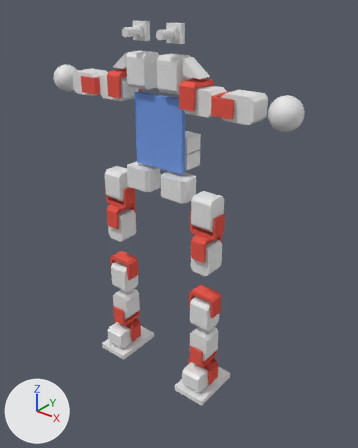
The Blender file full_robot_mx28_collada.blend, before and after one commit.
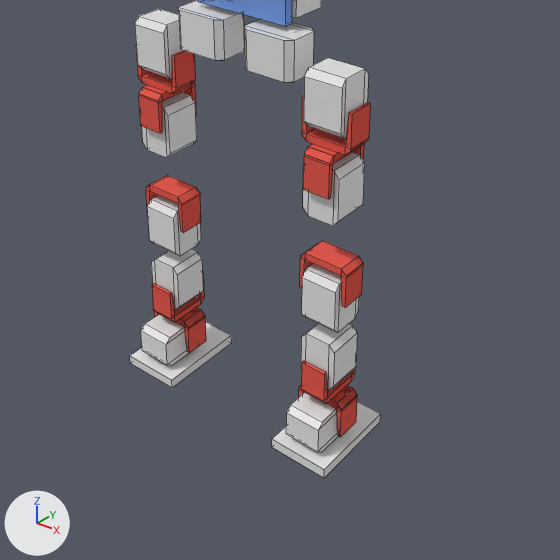
There are two pictures of each version: one whole from a 50 mm lens placed at (4.93, -5.69, 6.69), pointed at (0.19, 0.24, 3.01), one close up on the part from 10% to 90% of the width and 36% to 100% of the height. Arrows for +X, +Y and +Z are at lower left; the lights stay in place. The close-ups show mesh edges as thin lines.

The scene before the commit, as lines of its bpy script (objects in view):
```python
ob_cube_012 = bpy.data.objects.new('Cube.012', me_cube_040)
ob_cube_012.location = (0.94, 0.0, 0.39)
ob_cube_013 = bpy.data.objects.new('Cube.013', me_cube_041)
ob_cube_013.location = (-0.94, 0.0, 0.39)
ob_left_foot = bpy.data.objects.new('left_foot', me_cube_037)
ob_left_foot.parent = ob_left_leg5
ob_left_foot.location = (0.94, 0.0, 0.13)
ob_left_foot.scale = (0.03, 0.045, 0.005)
ob_left_leg5 = bpy.data.objects.new('left_leg5', me_cube_018)
ob_left_leg5.parent = ob_cube_001
ob_left_leg5.location = (0.94, -0.133, 1.579)
ob_right_foot = bpy.data.objects.new('right_foot', me_cube_039)
ob_right_foot.parent = ob_right_leg5
ob_right_foot.location = (-0.94, 0.0, 0.13)
ob_right_foot.scale = (0.03, 0.045, 0.005)
ob_right_leg1 = bpy.data.objects.new('right_leg1', me_cube_011)
ob_right_leg1.parent = ob_right_leg0
ob_right_leg1.location = (-0.94, 0.0, 4.733)
ob_right_leg5 = bpy.data.objects.new('right_leg5', me_cube_020)
ob_right_leg5.parent = ob_cube_004
ob_right_leg5.location = (-0.94, -0.133, 1.579)
# also in view: 'left_leg3' at (0.94, 0.0, 1.68); 'left_leg0' at (0.37, 0.0, 3.81); 'left_leg1' at (0.94, 0.0, 3.54); 'Cube.024' at (0.94, 0.0, 3.34); 'right_leg2' at (-0.94, 0.0, 2.76)
```
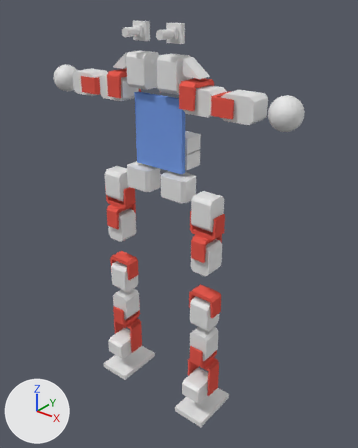
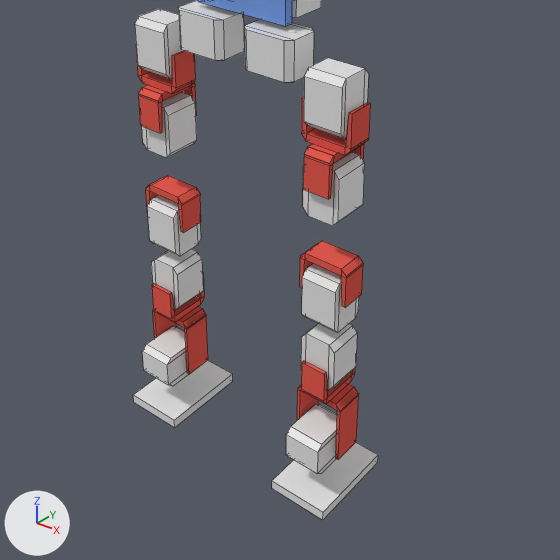
Where the newer file only moved an object's origin or applied its transform, the numbers keep the older frame.

Pixel boxes (x1, y1, x2, y2) of what changed, in the close-ups (560 x 560 px):
'left_foot', mesh moved, reshaped
    before: (272, 402, 380, 478)
    after: (272, 443, 378, 520)
'right_foot', mesh moved, reshaped
    before: (130, 322, 232, 388)
    after: (133, 360, 233, 428)
'left_leg5', moved
    before: (286, 392, 338, 452)
    after: (286, 404, 337, 474)
'right_leg5', moved
    before: (141, 314, 189, 366)
    after: (142, 326, 188, 386)
'Cube.013', reshaped, moved (19% wider, 64% taller)
    before: (154, 307, 206, 353)
    after: (297, 384, 359, 460)
'Cube', added (red)
    after: (153, 307, 208, 374)
'Cube.012', deleted (red)
    before: (299, 385, 357, 437)

What the commit changed:
me_cube_037 has 8 vertices, 6 faces and spans x -10.0..10.0, y -10.0..10.0, z -10.0..10.0.
me_cube_037 is used by ob_left_foot; parent ob_left_leg5; location (0.94, 0.0, 0.13); scale (0.03, 0.045, 0.005).
me_cube_037 part 1: the whole mesh is moved by (0.0, 0.0, -51.9).
me_cube_039 has 8 vertices, 6 faces and spans x -10.0..10.0, y -10.0..10.0, z -10.0..10.0.
me_cube_039 is used by ob_right_foot; parent ob_right_leg5; location (-0.94, 0.0, 0.13); scale (0.03, 0.045, 0.005).
me_cube_039 part 2: the whole mesh is moved by (0.0, 0.0, -51.9).
me_cube_041 is used by ob_cube_013; location (-0.94, 0.0, 0.39).
me_cube_041 had 24 vertices, 22 faces and spanned x -0.24..0.24, y -0.125..0.125, z -0.11..0.26.
me_cube_041 no longer uses material mat_material_017 (red #e75b50).
me_cube_041 now has 24 vertices, 22 faces and spans x -0.24..0.24, y -0.145..0.145, z -0.11..0.52.
me_cube_041 part 3: the whole mesh is rebuilt.
me_cube_041 now uses material mat_material_000 (red #e75b50).
Mesh me_cube_044 is new.
It has 24 vertices, 22 faces and spans x -0.24..0.24, y -0.145..0.145, z -0.11..0.52.
It uses material mat_material_000 (red #e75b50).
Object 'left_leg5' (ob_left_leg5) moves from (0.94, -0.133, 1.579) to (0.94, -0.133, 1.32).
Object 'right_leg5' (ob_right_leg5) moves from (-0.94, -0.133, 1.579) to (-0.94, -0.133, 1.32).
Object 'Cube.012' (ob_cube_012) is deleted.
Object 'Cube.013' (ob_cube_013) moves from (-0.94, 0.0, 0.39) to (0.94, 0.0, 0.13).
Object 'Cube' (ob_cube) is new; it shows me_cube_044.
Its location is (-0.94, 0.0, 0.13).
